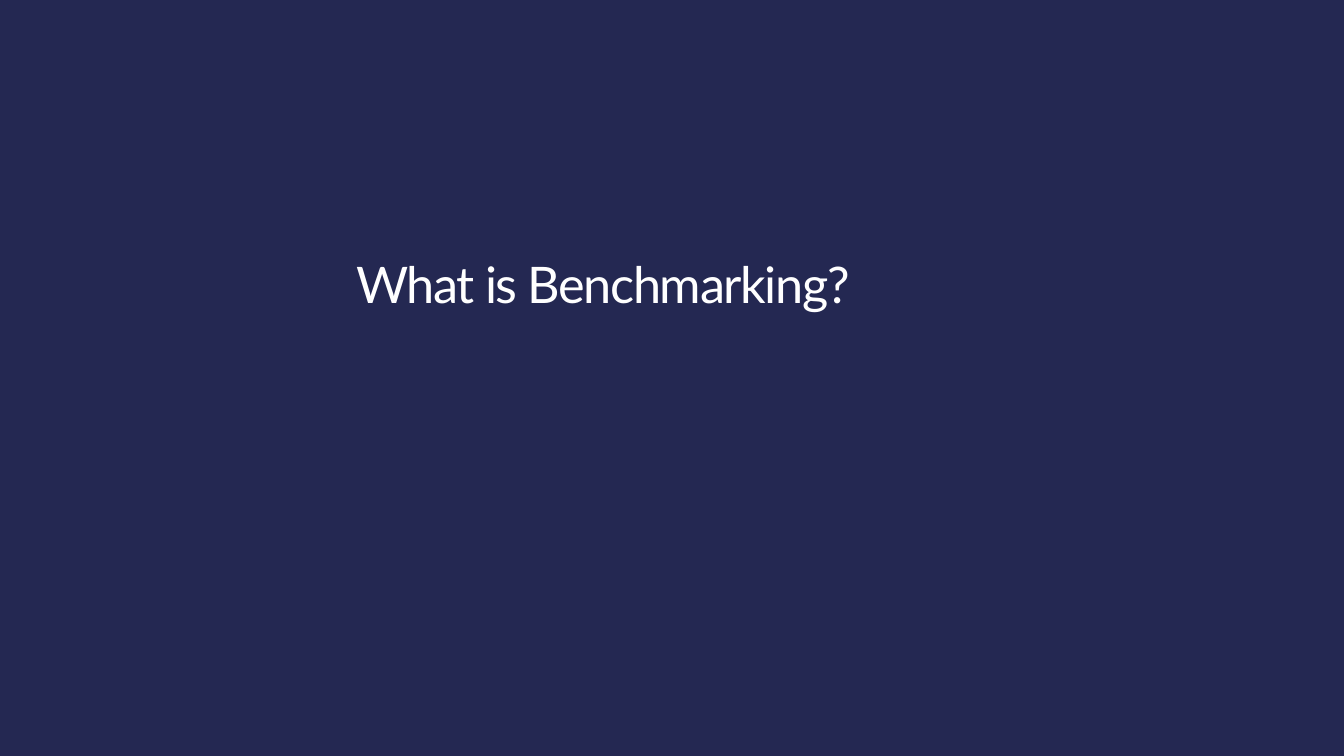
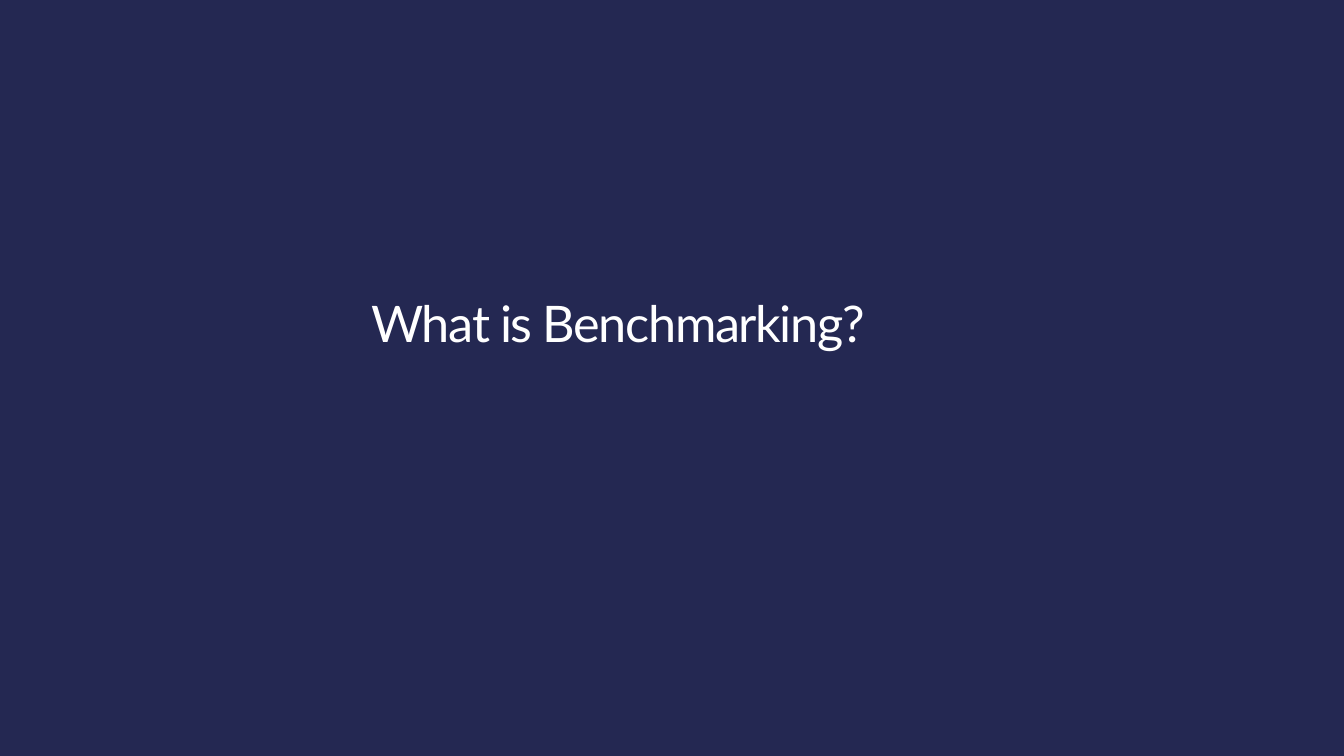
Before and after one commit to Alissa-Ouspen/data110_alissa, a slide deck: slide 3 of project1/Proj1_Present_Energy_Ouspenskaia.pptx. Drawn at 1344x756 pixels with LibreOffice and Linux fonts; fonts in the diff are those of the drawing. Boxes give left, top, right and bottom in pixels: in the first picture for what was removed or moved away, otherwise in the second. Text is boxed around its words. In the diff, an @@ line names an element or a change of style, - is before the commit and + after.

```diff
--- a/project1/Proj1_Present_Energy_Ouspenskaia.pptx
+++ b/project1/Proj1_Present_Energy_Ouspenskaia.pptx
@@ title "What is Benchmarking?": place and size @@
-title "What is Benchmarking?" at [356,266,850,312]
+title "What is Benchmarking?" at [371,305,865,351]
```
Also in this commit, not shown: 2 other slides changed, 2 slides added, 2 other files.
